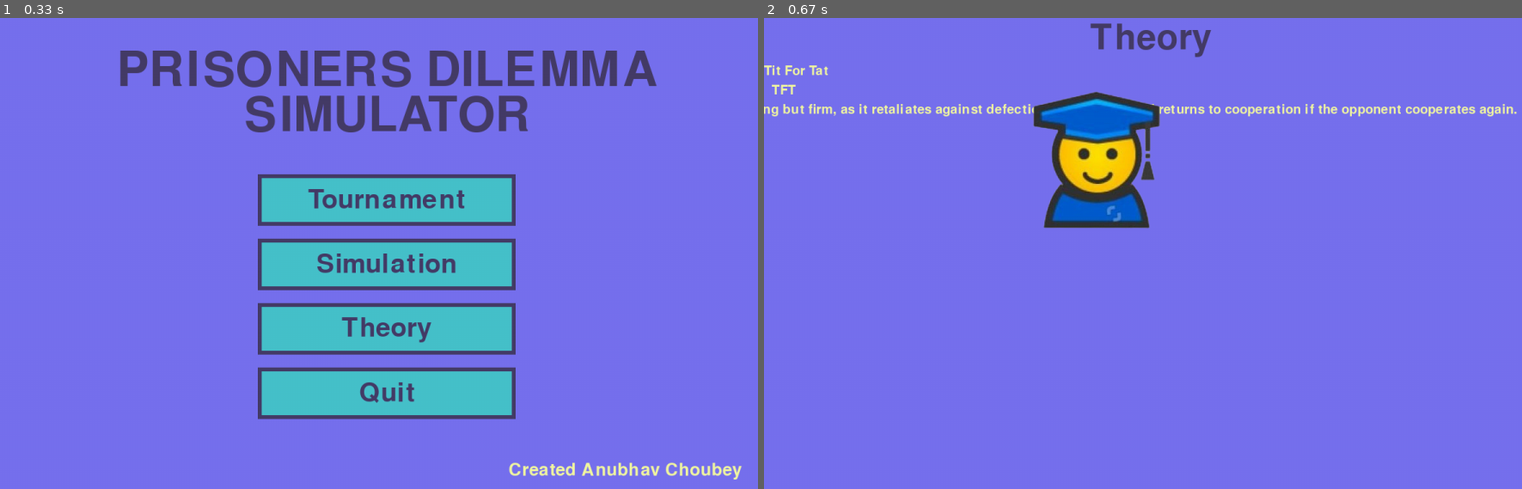
Above: before the commit, frames 1-2 (left to right).
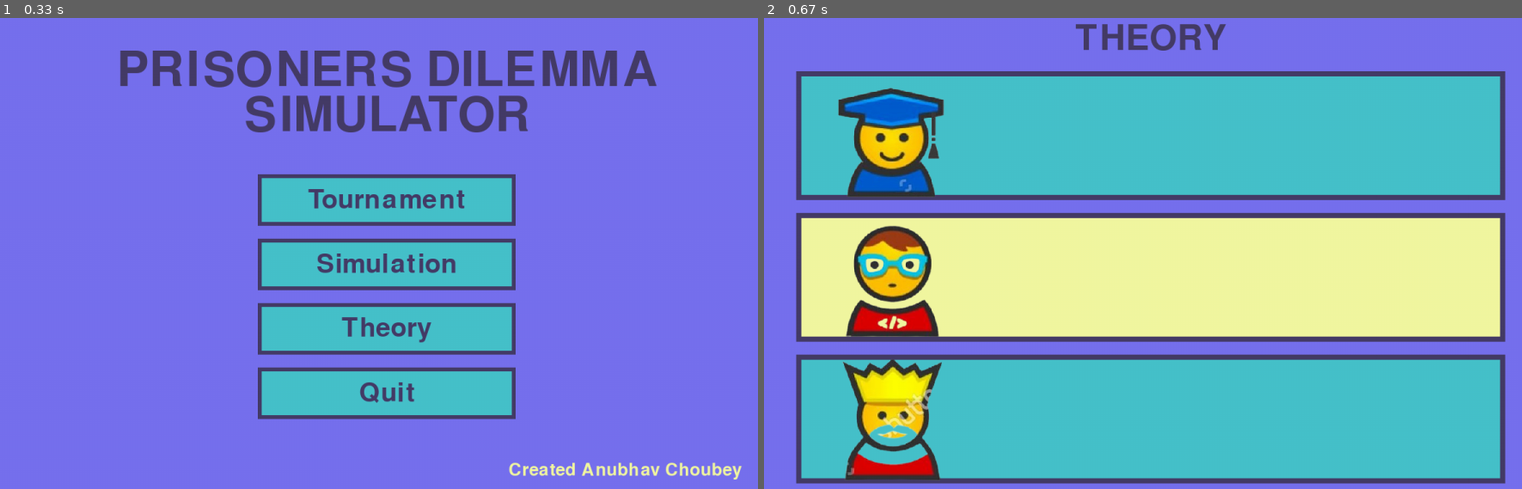
Above: after the commit, the same moments.

Repository: LazyyVenom/py-game-theory
Game: pygame game, started from prisoners_dilemma.py
The game is run twice, just before and just after one commit, with the same random seed, the same clock (stepped at 60 frames per second) and the same inputs.
Inputs:
- Up to frame 1 (0.33 s): no input
- Up to frame 2 (0.67 s): click "Theory" at 0.38 s

Frame 1 is identical in both runs. In frame 2, 78% of the frame differs, in the area x 0-100%, y 1-99%.

Commit message:
Improved Theory UI

Diff:
--- a/prisoners_dilemma.py
+++ b/prisoners_dilemma.py
@@ -15,8 +15,8 @@
 # Colors
 PRIMARY = (119, 113, 238)
 SECONDARY = (69, 60, 103)
-BUTTON_COLOR = (70, 194, 203)
-BUTTON_HOVER_COLOR = (242, 247, 161)
+TER_BLUE = (70, 194, 203)
+KIND_OF_YELLOW = (242, 247, 161)
 BUTTON_BORDER_COLOR = (69, 60, 103)
 TEXT_COLOR = SECONDARY
 INSTRUCTION_COLOR = SECONDARY
@@ -51,14 +51,14 @@
 
         for button in buttons:
             if button["rect"].collidepoint((mouse_x, mouse_y)):
-                pygame.draw.rect(screen, BUTTON_HOVER_COLOR, button["rect"])
+                pygame.draw.rect(screen, KIND_OF_YELLOW, button["rect"])
                 pygame.draw.rect(screen, BUTTON_BORDER_COLOR, button["rect"], 6)
             else:
-                pygame.draw.rect(screen, BUTTON_COLOR, button["rect"])
+                pygame.draw.rect(screen, TER_BLUE, button["rect"])
                 pygame.draw.rect(screen, BUTTON_BORDER_COLOR, button["rect"], 6)
             draw_text(button["text"], pygame.font.Font(None, 60), TEXT_COLOR, button["rect"].centerx, button["rect"].centery)
 
-        draw_text("Created Anubhav Choubey", pygame.font.Font(None, 40), BUTTON_HOVER_COLOR, 970, 720)
+        draw_text("Created Anubhav Choubey", pygame.font.Font(None, 40), KIND_OF_YELLOW, 970, 720)
 
         for event in pygame.event.get():
             if event.type == pygame.QUIT:
@@ -94,26 +94,47 @@
          "ID": strategy.st_id,
          "DESCRIPTION": strategy.desc,
          "IMAGE_PATH": os.path.join("images", f"{strategy.st_id}.png")
-        } for strategy in [strategies[0]]
+        } for strategy in strategies
     ]
 
     while running:
         screen.fill(PRIMARY)
-        draw_text("Theory", pygame.font.Font(None, 80), TEXT_COLOR, screen_width // 2, 50)
+        draw_text("THEORY", pygame.font.Font(None, 80), TEXT_COLOR, screen_width // 2, 50)
 
         y_offset = 100
         for i, strategy in enumerate(instruction_text[scroll_pos:]):
-            draw_text(strategy["NAME"], instruction_font, INSTRUCTION_HEADING_COLOR, 50, y_offset)
-            draw_text(strategy["ID"], instruction_font, INSTRUCTION_HEADING_COLOR, 30, y_offset+30)
-            draw_text(strategy["DESCRIPTION"], instruction_font, INSTRUCTION_HEADING_COLOR, 90, y_offset+60)
+            if scroll_pos % 2 == 0:
+                if i % 2 == 0:
+                    pygame.draw.rect(screen, TER_BLUE, (50, y_offset, 1100, 200))
+                    pygame.draw.rect(screen, SECONDARY, (50, y_offset, 1100, 200),8)
+
+                else:
+                    pygame.draw.rect(screen, KIND_OF_YELLOW, (50, y_offset, 1100, 200))
+                    pygame.draw.rect(screen, SECONDARY, (50, y_offset, 1100, 200),8)
+
+            else:
+                if i % 2 != 0:
+                    pygame.draw.rect(screen, TER_BLUE, (50, y_offset, 1100, 200))
+                    pygame.draw.rect(screen, SECONDARY, (50, y_offset, 1100, 200),8)
+
+                else:
+                    pygame.draw.rect(screen, KIND_OF_YELLOW, (50, y_offset, 1100, 200))
+                    pygame.draw.rect(screen, SECONDARY, (50, y_offset, 1100, 200),8)
 
             # Load and display image if it exists
             image_path = strategy["IMAGE_PATH"]
             if os.path.exists(image_path):
                 image = pygame.image.load(image_path)
-                screen.blit(image, (400, y_offset))  # Adjust the position as needed
+                image = pygame.transform.scale(image, (200, 200))
+                screen.blit(image, (100, y_offset))  # Adjust the position as needed
 
-            y_offset += 30
+
+            # draw_text(strategy["NAME"], instruction_font, INSTRUCTION_HEADING_COLOR, 50, y_offset)
+            # draw_text(strategy["ID"], instruction_font, INSTRUCTION_HEADING_COLOR, 30, y_offset+30)
+            # draw_text(strategy["DESCRIPTION"], instruction_font, INSTRUCTION_HEADING_COLOR, 90, y_offset+60)
+
+
+            y_offset += 220
             if y_offset > screen_height - 30:
                 break
 
@@ -140,5 +161,8 @@
                 elif event.button == 5:
                     scroll_pos += scroll_speed
 
+            scroll_pos = max(scroll_pos,0)
+            scroll_pos = min(scroll_pos,10)
+
 if __name__ == '__main__':
     main_menu()
--- a/temp.py
+++ b/temp.py
@@ -1,4 +1,65 @@
-from strategy import strategies
+import pygame
+import os
 
-for strategy in strategies:
-    print(f"Strategy: {strategy.name}, ID: {strategy.st_id}")
+# Initialize Pygame
+pygame.init()
+
+# Screen dimensions
+SCREEN_WIDTH = 1200
+SCREEN_HEIGHT = 750
+
+# Colors
+WHITE = (255, 255, 255)
+BLACK = (0, 0, 0)
+
+# Font
+font = pygame.font.SysFont(None, 30)
+
+# Sample data
+data = {
+    "name": "John Doe",
+    "id": "123456",
+    "image_path": "images/TFT.png",
+    "description": "Lorem ipsum dolor sit amet, consectetur adipiscing elit."
+}
+
+# Load image
+image_path = data["image_path"]
+if os.path.exists(image_path):
+    image = pygame.image.load(image_path)
+    image = pygame.transform.scale(image, (200, 200))
+else:
+    raise FileNotFoundError(f"Image file '{image_path}' not found")
+
+# Initialize screen
+screen = pygame.display.set_mode((SCREEN_WIDTH, SCREEN_HEIGHT))
+pygame.display.set_caption("Rectangle Display")
+
+# Main loop
+running = True
+while running:
+    screen.fill(WHITE)
+
+    # Draw rectangle
+    pygame.draw.rect(screen, BLACK, (50, 50, 1100, 200))
+
+    # Display image
+    screen.blit(image, (50, 50))
+
+    # Display text
+    text_y = 60
+    for key, value in data.items():
+        if key != "image_path":
+            text_surface = font.render(f"{key.capitalize()}: {value}", True, WHITE)
+            screen.blit(text_surface, (270, text_y))
+            text_y += 30
+
+    # Event handling
+    for event in pygame.event.get():
+        if event.type == pygame.QUIT:
+            running = False
+
+    pygame.display.flip()
+
+# Quit Pygame
+pygame.quit()
